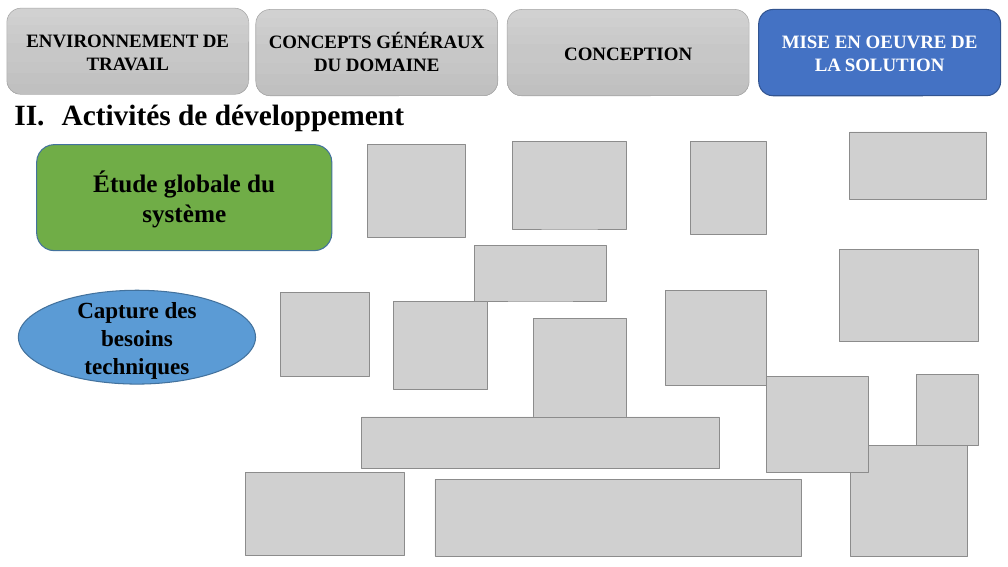
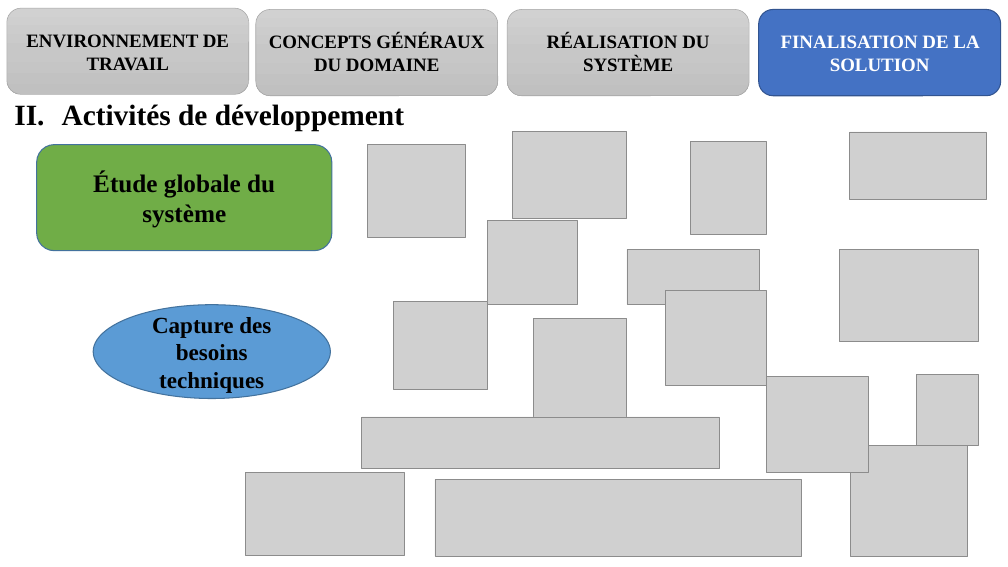
Before and after one commit to melaken/distdocs, a slide deck: slide 18 of Documents/theme/diapo.pptx. Drawn at 1008x567 pixels with LibreOffice and Linux fonts; fonts in the diff are those of the drawing; grey boxes stand for pictures. Boxes give left, top, right and bottom in pixels: in the first picture for what was removed or moved away, otherwise in the second. Text is boxed around its words. In the diff, an @@ line names an element or a change of style, - is before the commit and + after.

```diff
--- a/Documents/theme/diapo.pptx
+++ b/Documents/theme/diapo.pptx
@@ text in rounded rectangle at <box>547,34,709,71</box>: text changed @@
-CONCEPTION
+RÉALISATION DU SYSTÈME
@@ text in rounded rectangle at <box>781,35,979,71</box>: text changed @@
-MISE EN OEUVRE DE LA SOLUTION
+FINALISATION DE LA SOLUTION
@@ picture: place and size @@
-picture at <box>513,141,627,229</box>
+picture at <box>513,131,627,219</box>
@@ picture: place and size @@
-picture at <box>281,293,370,377</box>
+picture at <box>488,220,577,304</box>
@@ picture: place and size @@
-picture at <box>475,246,607,301</box>
+picture at <box>627,250,759,305</box>
@@ ellipse "Capture des besoins techniques": place and size @@
-ellipse "Capture des besoins techniques" at <box>18,290,256,384</box>
+ellipse "Capture des besoins techniques" at <box>93,305,330,399</box>
```
Also in this commit, not shown: 24 other slides changed, 8 other files.
